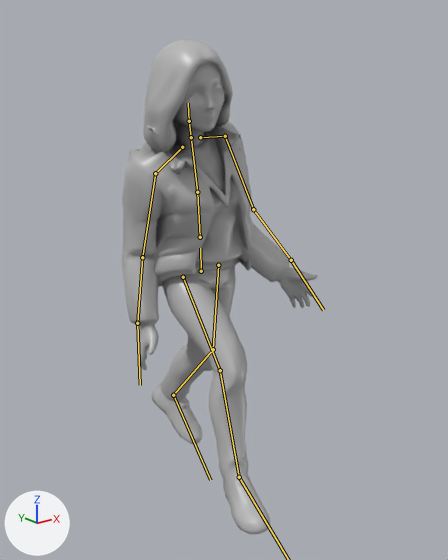
Two versions of the glTF model app/story/models/vecina.glb, one commit apart.
Both versions are drawn from a 50 mm lens placed at (-1.391, -1.784, 1.47), pointed at (0.019, -0.021, 0.765). Every picture has the same lights, and +X, +Y and +Z are marked at lower left. The picture after the commit comes second. Both versions are drawn at frame 8 of the action 'Carry'; the numbers are the values there. The bones that bend it are drawn over the model as lines.

In view in the first picture: 'vecina'.
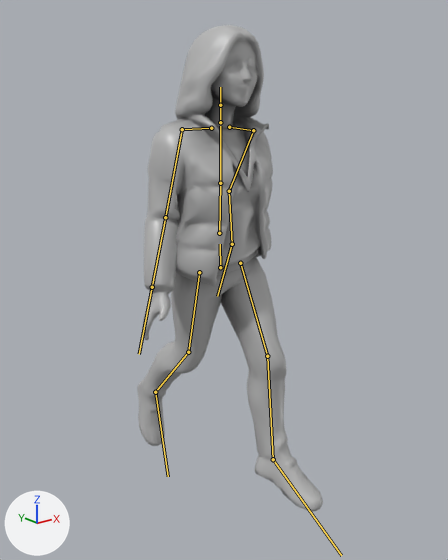
What differs and where, as boxes (x1, y1, x2, y2) in the pictures (448 x 560 px):
'vecina', posed: before (122, 40, 318, 534); after (137, 25, 323, 511)
bone 'hips', root to tip: before (201, 271) to (200, 248); after (220, 267) to (220, 244)
bone 'spine', root to tip: before (200, 237) to (197, 192); after (219, 233) to (220, 183)
bone 'chest', root to tip: before (197, 192) to (191, 141); after (220, 183) to (220, 126)
bone 'neck', root to tip: before (191, 137) to (189, 121); after (220, 122) to (220, 105)
bone 'head', root to tip: before (189, 121) to (188, 103); after (220, 105) to (220, 87)
bone 'shoulder.L', root to tip: before (200, 137) to (225, 136); after (229, 127) to (253, 130)
bone 'upper_arm.L', root to tip: before (225, 136) to (253, 209); after (253, 130) to (229, 191)
bone 'forearm.L', root to tip: before (253, 209) to (291, 260); after (229, 191) to (232, 244)
bone 'hand.L', root to tip: before (291, 260) to (323, 310); after (232, 244) to (217, 296)
bone 'shoulder.R', root to tip: before (182, 147) to (155, 173); after (211, 128) to (182, 129)
bone 'upper_arm.R', root to tip: before (155, 173) to (142, 257); after (182, 129) to (165, 217)
bone 'forearm.R', root to tip: before (142, 257) to (137, 323); after (165, 217) to (152, 287)
bone 'hand.R', root to tip: before (137, 323) to (140, 385); after (152, 287) to (139, 354)
bone 'thigh.L', root to tip: before (218, 265) to (213, 349); after (240, 263) to (267, 356)
bone 'shin.L', root to tip: before (213, 349) to (173, 395); after (267, 356) to (273, 459)
bone 'foot.L', root to tip: before (173, 395) to (210, 480); after (273, 459) to (341, 555)
bone 'thigh.R', root to tip: before (183, 277) to (220, 370); after (199, 272) to (188, 352)
bone 'shin.R', root to tip: before (220, 370) to (239, 477); after (188, 352) to (155, 392)

The change, as a list of edits to the scene's bpy script:
```text
Change bone_hips:
    where bone_hips = bpy.data.objects['Skeleton'].pose.bones['hips']
    bone_hips.location: (-0.015, -0.074, -0.048) -> (0.023, -0.051, 0.023)
    bone_hips.rotation_quaternion: (0.998, 0.012, 0.057, 0.022) -> (0.999, 0.01, -0.038, 0.021)  # degrees (2, 7, 3) -> degrees (1, -4, 2)
Change bone_spine:
    where bone_spine = bpy.data.objects['Skeleton'].pose.bones['spine']  # child of 'hips'
    bone_spine.rotation_quaternion: (0.992, 0.085, -0.003, 0.095) -> (0.999, 0.02, 0.038, -0.008)  # degrees (10, -1, 11) -> degrees (2, 4, -1)
Change bone_chest:
    where bone_chest = bpy.data.objects['Skeleton'].pose.bones['chest']  # child of 'spine'
    bone_chest.rotation_quaternion: (0.999, 0.006, 0.005, 0.039) -> (0.999, -0.026, 0.024, -0.016)  # degrees (1, 1, 4) -> degrees (-3, 3, -2)
Change bone_neck:
    where bone_neck = bpy.data.objects['Skeleton'].pose.bones['neck']  # child of 'chest'
    bone_neck.rotation_quaternion: (1.0, -0.011, -0.015, -0.004) -> (0.999, -0.039, -0.005, -0.021)  # degrees (-1, -2, 0) -> degrees (-5, -1, -2)
Change bone_head:
    where bone_head = bpy.data.objects['Skeleton'].pose.bones['head']  # child of 'neck'
    bone_head.rotation_quaternion: (0.994, -0.031, -0.087, -0.058) -> (1.0, 0.005, -0.02, -0.011)  # degrees (-3, -10, -6) -> degrees (1, -2, -1)
Change bone_shoulder_l:
    where bone_shoulder_l = bpy.data.objects['Skeleton'].pose.bones['shoulder.L']  # child of 'chest'
    bone_shoulder_l.rotation_quaternion: (0.985, -0.17, 0.018, 0.01) -> (0.995, -0.071, 0.068, 0.027)  # degrees (-20, 2, 1) -> degrees (-8, 8, 3)
Change bone_upper_arm_l:
    where bone_upper_arm_l = bpy.data.objects['Skeleton'].pose.bones['upper_arm.L']  # child of 'shoulder.L'
    bone_upper_arm_l.rotation_quaternion: (0.974, -0.191, -0.115, 0.027) -> (0.943, 0.106, -0.075, 0.305)  # degrees (-23, -12, 6) -> degrees (9, -12, 35)
Change bone_forearm_l:
    where bone_forearm_l = bpy.data.objects['Skeleton'].pose.bones['forearm.L']  # child of 'upper_arm.L'
    bone_forearm_l.rotation_quaternion: (0.983, -0.149, 0.0, -0.111) -> (0.976, -0.174, 0.0, -0.13)  # degrees (-17, -2, -13) -> degrees (-20, -3, -15)
Change bone_hand_l:
    where bone_hand_l = bpy.data.objects['Skeleton'].pose.bones['hand.L']  # child of 'forearm.L'
    bone_hand_l.rotation_quaternion: (0.998, 0.035, 0.044, 0.026) -> (0.93, -0.121, 0.312, 0.151)  # degrees (4, 5, 3) -> degrees (-10, 38, 15)
Change bone_shoulder_r:
    where bone_shoulder_r = bpy.data.objects['Skeleton'].pose.bones['shoulder.R']  # child of 'chest'
    bone_shoulder_r.rotation_quaternion: (0.958, -0.258, -0.03, -0.12) -> (1.0, 0.0, 0.0, 0.0)  # degrees (-29, -7, -12) -> degrees (0, 0, 0)
Change bone_upper_arm_r:
    where bone_upper_arm_r = bpy.data.objects['Skeleton'].pose.bones['upper_arm.R']  # child of 'shoulder.R'
    bone_upper_arm_r.rotation_quaternion: (0.984, 0.027, -0.101, 0.147) -> (0.976, -0.104, 0.0, -0.189)  # degrees (1, -12, 17) -> degrees (-12, -2, -22)
Change bone_forearm_r:
    where bone_forearm_r = bpy.data.objects['Skeleton'].pose.bones['forearm.R']  # child of 'upper_arm.R'
    bone_forearm_r.rotation_quaternion: (0.998, -0.045, 0.0, 0.034) -> (1.0, 0.0, 0.0, 0.0)  # degrees (-5, 0, 4) -> degrees (0, 0, 0)
Change bone_hand_r:
    where bone_hand_r = bpy.data.objects['Skeleton'].pose.bones['hand.R']  # child of 'forearm.R'
    bone_hand_r.rotation_quaternion: (0.994, -0.048, 0.095, -0.013) -> (1.0, 0.0, 0.0, 0.0)  # degrees (-6, 11, -2) -> degrees (0, 0, 0)
Change bone_thigh_l:
    where bone_thigh_l = bpy.data.objects['Skeleton'].pose.bones['thigh.L']  # child of 'hips'
    bone_thigh_l.rotation_quaternion: (-0.987, -0.011, 0.042, -0.157) -> (-0.954, 0.288, 0.05, -0.071)  # degrees (0, -5, 18) -> degrees (-34, -3, 9)
Change bone_shin_l:
    where bone_shin_l = bpy.data.objects['Skeleton'].pose.bones['shin.L']  # child of 'thigh.L'
    bone_shin_l.rotation_quaternion: (0.965, 0.25, 0.015, -0.074) -> (0.989, 0.138, -0.045, 0.008)  # degrees (29, 4, -8) -> degrees (16, -5, 0)
Change bone_foot_l:
    where bone_foot_l = bpy.data.objects['Skeleton'].pose.bones['foot.L']  # child of 'shin.L'
    bone_foot_l.rotation_quaternion: (0.998, -0.022, 0.0, 0.054) -> (0.964, 0.206, 0.081, 0.146)  # degrees (-2, 0, 6) -> degrees (25, 5, 18)
Change bone_thigh_r:
    where bone_thigh_r = bpy.data.objects['Skeleton'].pose.bones['thigh.R']  # child of 'hips'
    bone_thigh_r.rotation_quaternion: (-0.893, 0.362, -0.268, 0.018) -> (-0.984, -0.12, -0.113, 0.07)  # degrees (-48, 28, -15) -> degrees (13, 14, -7)
Change bone_shin_r:
    where bone_shin_r = bpy.data.objects['Skeleton'].pose.bones['shin.R']  # child of 'thigh.R'
    bone_shin_r.rotation_quaternion: (0.969, 0.224, -0.038, 0.096) -> (0.978, 0.192, -0.073, 0.026)  # degrees (25, -7, 10) -> degrees (22, -9, 1)
Change bone_foot_r:
    where bone_foot_r = bpy.data.objects['Skeleton'].pose.bones['foot.R']  # child of 'shin.R'
    bone_foot_r.rotation_quaternion: (0.992, 0.11, -0.002, -0.067) -> (0.967, 0.185, -0.001, -0.174)  # degrees (13, 1, -8) -> degrees (21, 4, -20)
```
